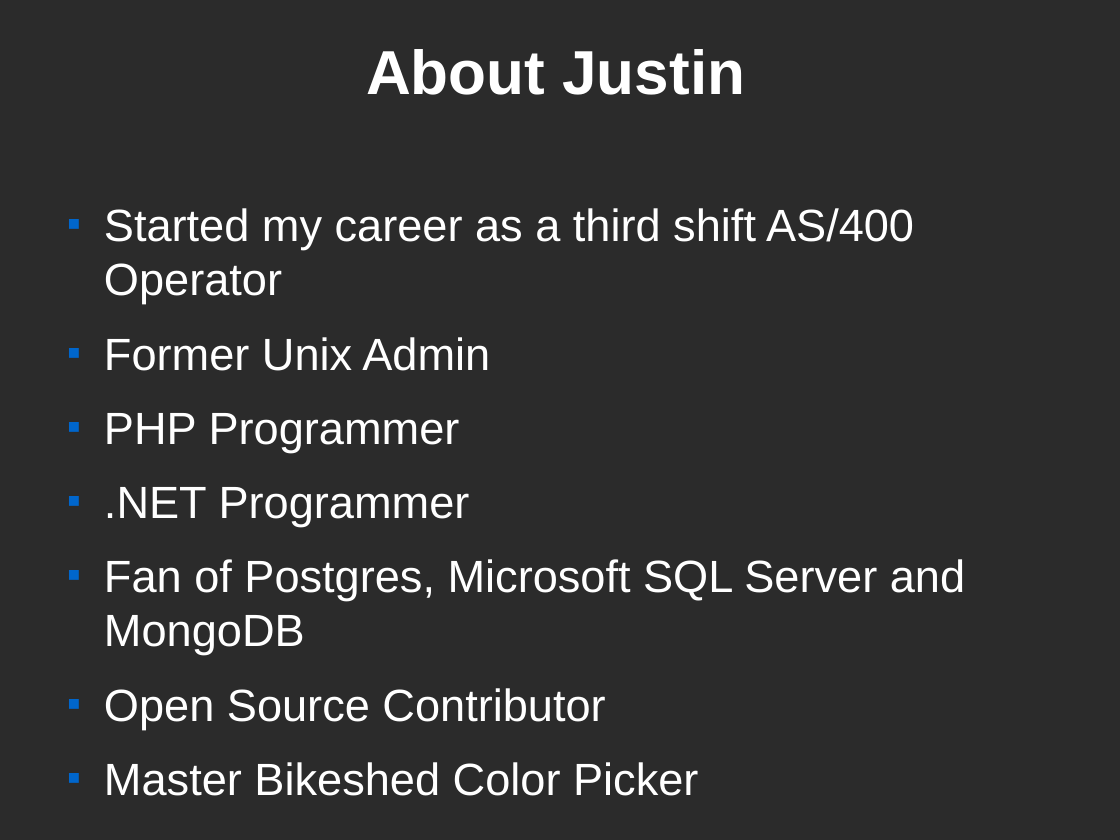
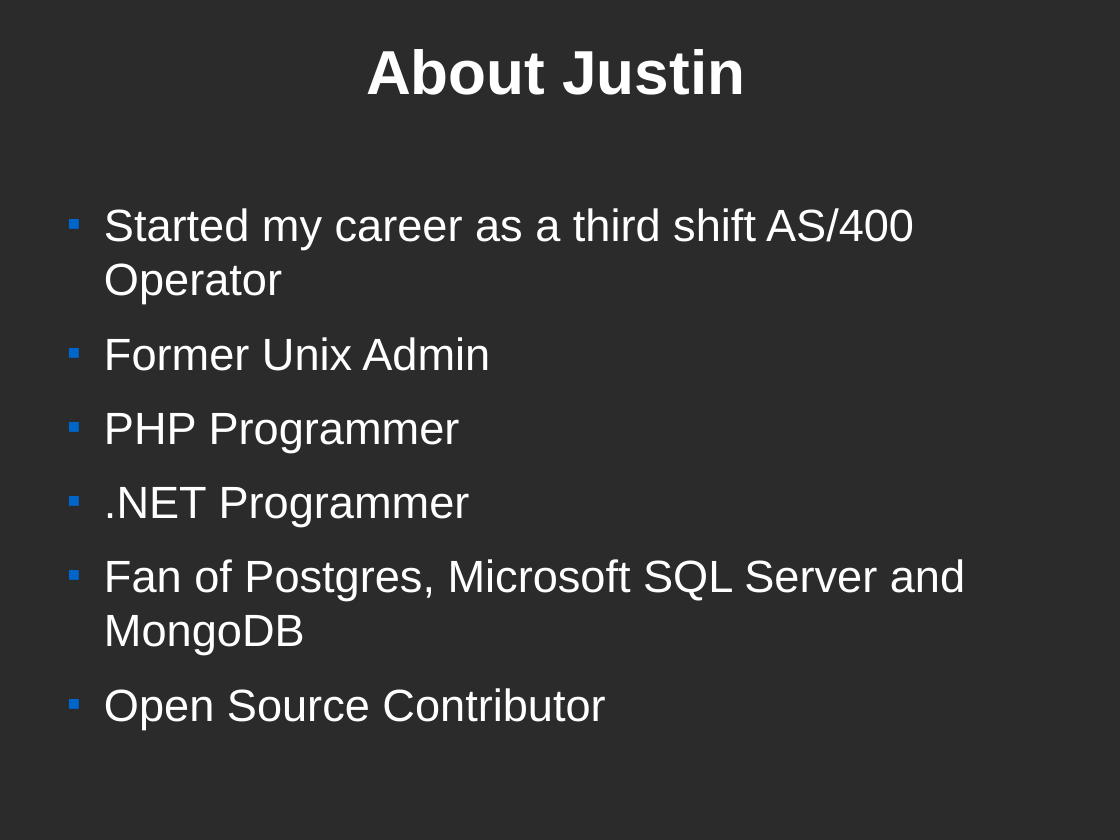
Before and after one commit to zippy1981/TalkMaterials, a slide deck: slide 2 of MongoNYC 2011/Windows BOF.odp. Drawn at 1120x840 pixels with LibreOffice and Linux fonts; fonts in the diff are those of the drawing; background and template pictures are left out; a plain dark background stands for a picture behind light text. Boxes give left, top, right and bottom in pixels: in the first picture for what was removed or moved away, otherwise in the second. Text is boxed around its words. In the diff, an @@ line names an element or a change of style, - is before the commit and + after.

```diff
--- a/MongoNYC 2011/Windows BOF.odp
+++ b/MongoNYC 2011/Windows BOF.odp
@@ text at <box>104,762,698,796</box>: paragraph removed @@
-■ Master Bikeshed Color Picker
```
Also in this commit, not shown: 3 other slides changed, 1 slide added.
